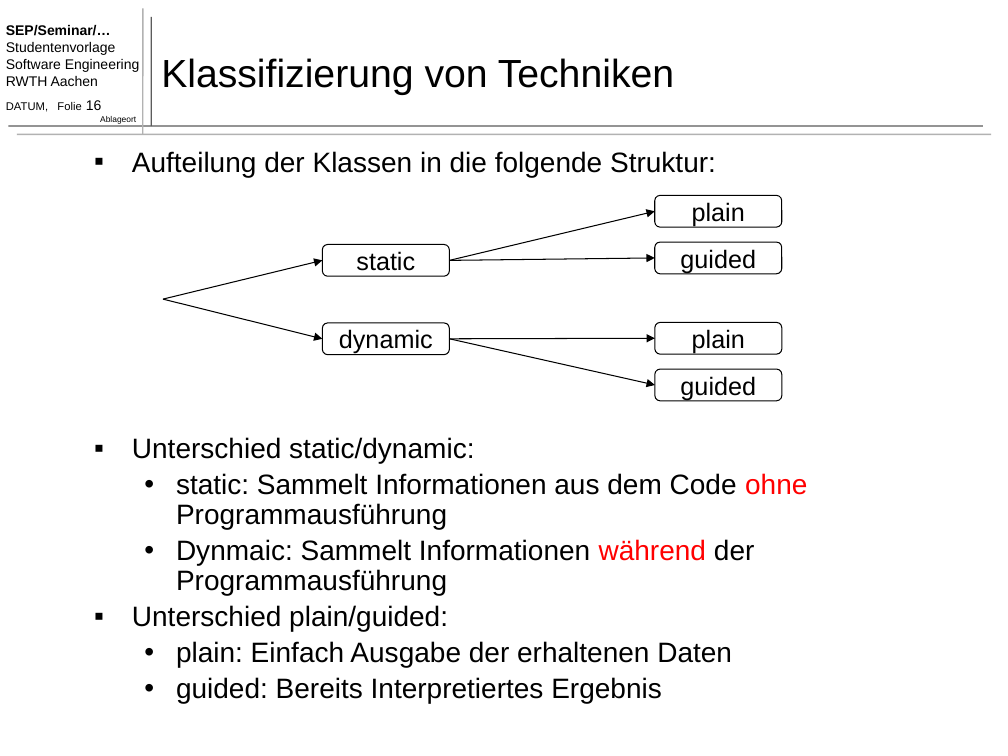
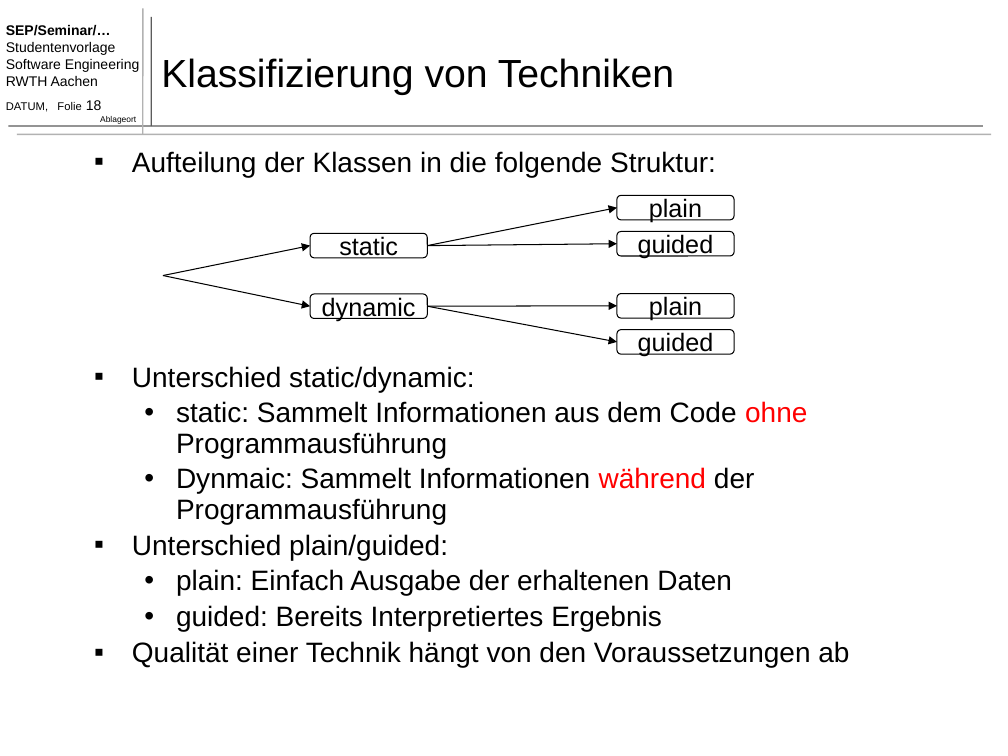
Before and after one commit to TimoBergerbusch/feature-location-techniques, a slide deck: slide 18 of Feature Location Techniques - Präsentation.pptx (slide 16 before the commit). Drawn at 1008x756 pixels with LibreOffice and Linux fonts; fonts in the diff are those of the drawing. Boxes give left, top, right and bottom in pixels: in the first picture for what was removed or moved away, otherwise in the second. Text is boxed around its words. In the diff, an @@ line names an element or a change of style, - is before the commit and + after.

```diff
--- a/Feature Location Techniques - Präsentation.pptx
+++ b/Feature Location Techniques - Präsentation.pptx
@@ arrow moved from (450, 260) - (655, 212) to (427, 246) - (617, 208) @@
@@ rounded rectangle "plain": place and size @@
-rounded rectangle "plain" at [655,196,782,227]
+rounded rectangle "plain" at [617,196,734,220]
@@ rounded rectangle "static": place and size @@
-rounded rectangle "static" at [323,245,450,276]
+rounded rectangle "static" at [310,234,427,258]
@@ rounded rectangle "guided": place and size @@
-rounded rectangle "guided" at [655,242,782,273]
+rounded rectangle "guided" at [617,232,734,256]
@@ arrow moved from (163, 299) - (323, 260) to (163, 275) - (310, 246) @@
@@ arrow moved from (450, 260) - (655, 258) to (427, 246) - (617, 244) @@
@@ arrow moved from (163, 299) - (323, 339) to (163, 275) - (310, 306) @@
@@ rounded rectangle "dynamic": place and size @@
-rounded rectangle "dynamic" at [323,323,450,354]
+rounded rectangle "dynamic" at [310,294,427,319]
@@ rounded rectangle "plain": place and size @@
-rounded rectangle "plain" at [655,323,782,354]
+rounded rectangle "plain" at [617,293,734,318]
@@ arrow moved from (450, 339) - (655, 339) to (427, 306) - (617, 305) @@
@@ arrow moved from (450, 339) - (655, 385) to (427, 306) - (617, 342) @@
@@ rounded rectangle "guided": place and size @@
-rounded rectangle "guided" at [655,369,782,400]
+rounded rectangle "guided" at [617,330,734,354]
@@ text at [132,641,849,667]: paragraph added @@
+▪ Qualität einer Technik hängt von den Voraussetzungen ab
```
Also in this commit, not shown: 8 other slides changed, 2 slides added.
